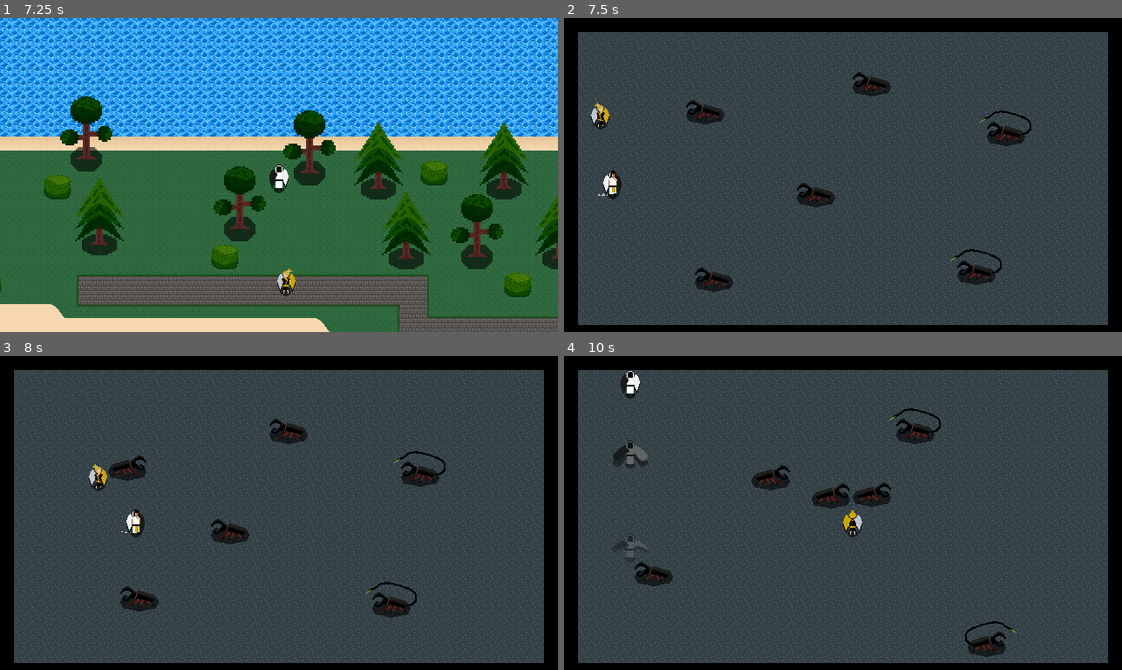
Above: before the commit, frames 1-4 (two rows, left to right).
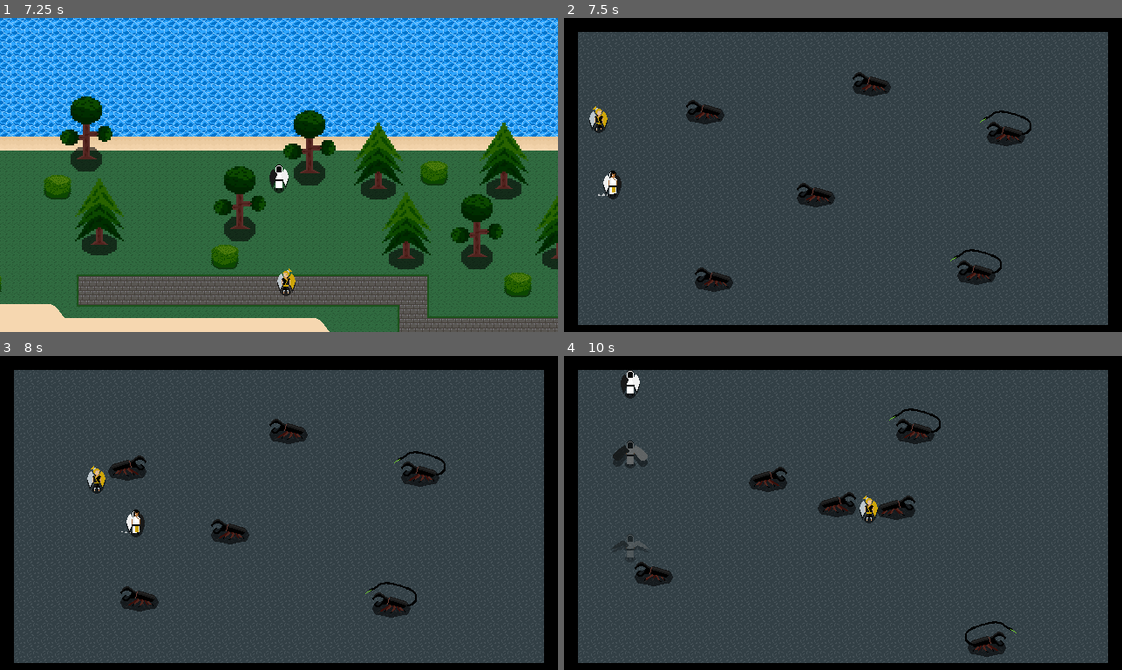
Above: after the commit, the same moments.

Repository: mitchellh5/simple_top_down_game_1.0
Game: Godot game, scene res://world/oblivion.tscn
The game is run twice, just before and just after one commit, with the same random seed, the same clock (stepped at 60 frames per second) and the same inputs.
Inputs (mouse positions are in pixels of both pictures, inside the frame that each line leads up to):
- Up to frame 1 (7.25 s): tap Enter at 0.5, 3.5 s; move the mouse to (401, 159) at 0.52 s; hold Right (move_right) 0.53-1.28 s; hold Space (advance_dialogue) 0.53-1.28 s; move the mouse to (167, 190) at 1.27 s; hold Down (move_down) 1.28-2.03 s; tap E (interact) at 1.35, 4.35 s; move the mouse to (334, 105) at 2.02 s; press the mouse at (334, 105) at 2.03 s; hold Right (move_right) 2.03-2.78 s; tap Space (advance_dialogue) at 2.75, 5.75 s; move the mouse to (251, 237) at 2.77 s; release the mouse at (251, 237) at 2.78 s; hold Up (move_up) 2.78-3.53 s; right-click (251, 237) at 2.85 s; move the mouse to (446, 222) at 3.52 s; hold Space (advance_dialogue) 3.53-4.28 s; hold Left (move_left) 3.53-5.03 s; move the mouse to (111, 127) at 4.27 s; move the mouse to (306, 175) at 5.02 s; press the mouse at (306, 175) at 5.03 s; hold Down (move_down) 5.03-5.78 s; move the mouse to (195, 96) at 5.77 s; release the mouse at (195, 96) at 5.78 s; hold Right (move_right) 5.78-6.53 s; right-click (195, 96) at 5.85 s; move the mouse to (401, 159) at 6.52 s; hold Up (move_up) from 6.53 s (still down); hold Space (advance_dialogue) from 6.53 s (still down)
- Up to frame 2 (7.5 s): move the mouse to (731, 190) at 7.27 s; release Up (move_up) at 7.28 s; release Space (advance_dialogue) at 7.28 s; hold Right (move_right) from 7.28 s (still down); tap E (interact) at 7.35 s
- Up to frame 3 (8 s): keep holding Right (move_right)
- Up to frame 4 (10 s): move the mouse to (898, 443) at 8.02 s; release Right (move_right) at 8.03 s; press the mouse at (898, 443) at 8.03 s; hold Down (move_down) 8.03-8.78 s; move the mouse to (815, 575) at 8.77 s; release the mouse at (815, 575) at 8.78 s; hold Left (move_left) 8.78-9.53 s; right-click (815, 575) at 8.85 s; move the mouse to (1010, 560) at 9.52 s; hold Up (move_up) from 9.53 s (still down); hold Space (advance_dialogue) from 9.53 s (still down)

Frame 1 is identical in both runs. In frame 2, 0.2% of the frame differs, in the area x 4-9%, y 26-37%; in frame 3, 0.2%; in frame 4, 1.7%, in the area x 33-63%, y 34-58%.

Commit message:
Fixed the whole "Scythio likes to stare at the corpses of his victims" problem. Now he likes to attack enemies that aren't there... that's tomorrow's problem.

Diff:
--- a/scenes/characters/scythio.tscn
+++ b/scenes/characters/scythio.tscn
@@ -918,7 +918,7 @@
 size = Vector2(26, 36)
 
 [sub_resource type="RectangleShape2D" id="RectangleShape2D_jnlrw"]
-size = Vector2(52, 52)
+size = Vector2(26, 28)
 
 [sub_resource type="CircleShape2D" id="CircleShape2D_ww6x6"]
 radius = 142.004
@@ -963,7 +963,6 @@
 
 [node name="PrimAtkHB" type="Area2D" parent="."]
 unique_name_in_owner = true
-visible = false
 collision_layer = 2
 collision_mask = 3
 
@@ -976,7 +975,6 @@
 
 [node name="PrimAtkRange" type="Area2D" parent="."]
 unique_name_in_owner = true
-visible = false
 collision_layer = 3
 collision_mask = 3
 
--- a/scripts/arlithons/rath's hive/basic_arlithon.gd
+++ b/scripts/arlithons/rath's hive/basic_arlithon.gd
@@ -42,11 +42,21 @@
 var target_locked : bool = false			#Used to track to make sure the arlithon has been damaged in the last 7 seconds
 var is_alive : bool = true					#Used to track if this arlithon is currently alive (so that companions won't hunt dead bodies)
 
+signal dead									#Used to signal to companion that the enemy has died
+
 func _ready():
 	_check_mutations()
 
 #Runs each frame
 func _physics_process(delta: float) -> void:
+	#If the arlithon is dead, it removes itself from the "Arlithons" group
+	#This is to help companion AI avoid hunting arlithons that are already dead
+	if health <= 0:
+		emit_signal("dead")
+		remove_from_group("Arlithons")
+		is_alive = false
+		#print("I'm dead and have removed myself from the group of arlithons")
+
 	move_and_slide()
 	if velocity.x > 0:
 		$Test_Arlithon.flip_h = true
@@ -80,19 +90,14 @@
 	_is_being_targeted()
 	#print(is_targeted_by_player)
 
-	#If the arlithon is dead, it removes itself from the "Arlithons" group
-	#This is to help companion AI avoid hunting arlithons that are already dead
-	if health <= 0:
-		remove_from_group("Arlithons")
-
 func _on_attack_body_exited(body: Node2D) -> void:
 	if body.has_method("lose_health"):
 		player_in_atk_range = false
-
-func _on_character_detection_body_exited(body: Node2D) -> void:
-	if body == player_body:
-		player_in_range = false
-		#print("Player not detected in detection area")
+#
+#func _on_character_detection_body_exited(body: Node2D) -> void:
+	#if body == player_body:
+		#player_in_range = false
+		##print("Player not detected in detection area")
 
 #Handles taking damage
 func take_damage():
--- a/scripts/characters/scythio.gd
+++ b/scripts/characters/scythio.gd
@@ -86,6 +86,8 @@
 			if body == target_arlithon:
 				arlithon_in_prim_atk_range = true
 
+	#print(arlithon_in_prim_atk_range)
+	#print(target_arlithon)
 	#_check_player_range()
 
 	#angle = rad_to_deg(dir.angle())
@@ -107,10 +109,12 @@
 
 func _on_prim_atk_range_body_exited(body: Node2D) -> void:
 	if body == target_arlithon:
+		print("No luck chief, we'll get 'em next time.")
 		arlithon_in_prim_atk_range = false
 
 func _on_prim_atk_range_body_entered(body: Node2D) -> void:
 	if body == target_arlithon:
+		print("Enemy spotted!")
 		arlithon_in_prim_atk_range = true
 
 func _unhandled_input(event: InputEvent) -> void:
--- a/scripts/states/arlithons_states/arlithon_damaged.gd
+++ b/scripts/states/arlithons_states/arlithon_damaged.gd
@@ -36,7 +36,11 @@
 	if is_animating:
 		return
 
-	if arlithon.player_in_atk_range:
+	if arlithon.health <= 0:
+		arlithon.is_alive = false
+		arlithon.remove_from_group("Arlithons")
+		transition.emit("Death")
+	elif arlithon.player_in_atk_range:
 		transition.emit("Attack")
 	elif arlithon.player_in_range:
 		transition.emit("Follow_Player")
--- a/scripts/states/arlithons_states/arlithon_death.gd
+++ b/scripts/states/arlithons_states/arlithon_death.gd
@@ -40,7 +40,7 @@
 		arlithon.velocity = Vector2.ZERO
 		arlithon_animation.play("Death")
 		await get_tree().create_timer(3).timeout
-		arlithon.queue_free()
+		#arlithon.queue_free()
 	else:
 		transition.emit("Idle")
 
--- a/scripts/states/scythio_states/scythio_follow_player.gd
+++ b/scripts/states/scythio_states/scythio_follow_player.gd
@@ -6,6 +6,7 @@
 
 #Scans current scene to check for any arlithons currently in it
 var arlithons
+var eligible_targets
 
 #tracks current player character for following between levels
 var player_character : CharacterBody2D
@@ -16,31 +17,39 @@
 
 #Runs every frame
 func _on_physics_update(_delta: float) -> void:
+	eligible_targets = 0
 	arlithons = get_tree().get_nodes_in_group("Arlithons")
+
+	for body in arlithons:
+		if body.is_alive && !body.is_mutated:
+			eligible_targets += 1
+		elif body.is_alive && body.is_targeted_by_player:
+			eligible_targets += 1
+
 	#Checks to make sure there are no arlithons left to be attacked, then, if not, follows the player
-	if arlithons.is_empty():
-		var direction: Vector2 = scythio.player_body.global_position - scythio.global_position
-		var normalized_direction = direction.normalized()
+	#if arlithons.is_empty():
+	var direction: Vector2 = scythio.player_body.global_position - scythio.global_position
+	var normalized_direction = direction.normalized()
 
-		scythio.velocity = direction.normalized() * scythio.speed
+	scythio.velocity = direction.normalized() * scythio.speed
 
-		#Used for playing the proper animation depending on what direction Scythio is moving (Right, Left, Down, or Up)
-		if abs(normalized_direction.x) > abs(normalized_direction.y):
-			if normalized_direction.x > 0:
-				scythio_animation.play("Run_R")
-			else:
-				scythio_animation.play("Run_L")
+	#Used for playing the proper animation depending on what direction Scythio is moving (Right, Left, Down, or Up)
+	if abs(normalized_direction.x) > abs(normalized_direction.y):
+		if normalized_direction.x > 0:
+			scythio_animation.play("Run_R")
 		else:
-			if normalized_direction.y > 0:
-				scythio_animation.play("Run_D")
-			else:
-				scythio_animation.play("Run_U")
+			scythio_animation.play("Run_L")
+	else:
+		if normalized_direction.y > 0:
+			scythio_animation.play("Run_D")
+		else:
+			scythio_animation.play("Run_U")
 
 #Handles transitioning between states
 func _on_next_transitions() -> void:
 	if scythio.at_player:
 		transition.emit("Idle")
-	elif !arlithons.is_empty():
+	elif eligible_targets >= 0:
 		transition.emit("HuntArlithons")
 
 #Runs upon entering state
--- a/scripts/states/scythio_states/scythio_hunt_arlithons.gd
+++ b/scripts/states/scythio_states/scythio_hunt_arlithons.gd
@@ -15,53 +15,58 @@
 #Runs every frame
 func _on_physics_update(_delta: float) -> void:
 	arlithons = get_tree().get_nodes_in_group("Arlithons")
-	print(arlithons.size())
 
-	if _are_they_all_dead() == true:
+	# Immediately check if the current target is no longer alive
+	if scythio.target_arlithon and !scythio.target_arlithon.is_alive:
+		scythio.target_arlithon = null  # Clear the target reference if needed
+		_hunt_arlithons()               # Find a new target if possible
+
+	if _are_they_all_dead():
 		one_still_lives = false
-	elif one_still_lives:
+
+	var check_for_target: int = 0
+
+	for body in arlithons:
+		# If body is alive and is the current target, move toward it.
+		if body.is_alive and body == scythio.target_arlithon:
+			var direction: Vector2 = scythio.target_arlithon.global_position - scythio.global_position
+			var normalized_direction = direction.normalized()
+			scythio.velocity = normalized_direction * scythio.speed
+
+			# Play the proper animation based on movement direction
+			if abs(normalized_direction.x) > abs(normalized_direction.y):
+				if normalized_direction.x > 0:
+					scythio_animation.play("Run_R")
+				else:
+					scythio_animation.play("Run_L")
+			else:
+				if normalized_direction.y > 0:
+					scythio_animation.play("Run_D")
+				else:
+					scythio_animation.play("Run_U")
+
+		# If the body is the target but no longer alive, hunt for a new target.
+		elif body == scythio.target_arlithon and !body.is_alive:
+			_hunt_arlithons()
+
+		# Otherwise, count up to decide if no valid target remains.
+		elif body != scythio.target_arlithon:
+			check_for_target += 1
+			if check_for_target >= arlithons.size():
+				_hunt_arlithons()
+
+func _hunt_arlithons():
+	if one_still_lives:
 		for body in arlithons:
 			if !body.is_mutated && body.is_alive:
 				scythio.target_arlithon = body
 				#print("Following arlithon: ", body)
-
-				var direction : Vector2 = body.global_position - scythio.global_position
-				var normalized_direction = direction.normalized()
-				scythio.velocity = direction.normalized() * scythio.speed
-
-				#Used for playing the proper animation depending on what direction Scythio is moving (Right, Left, Down, or Up)
-				if abs(normalized_direction.x) > abs(normalized_direction.y):
-					if normalized_direction.x > 0:
-						scythio_animation.play("Run_R")
-					else:
-						scythio_animation.play("Run_L")
-				else:
-					if normalized_direction.y > 0:
-						scythio_animation.play("Run_D")
-					else:
-						scythio_animation.play("Run_U")
-
 			elif body.is_targeted_by_player && body.is_alive:
 				scythio.target_arlithon = body
-				#print("Assisting player with arlithon: ", body)
-				var direction : Vector2 = body.global_position - scythio.global_position
-				var normalized_direction = direction.normalized()
-				scythio.velocity = direction.normalized() * scythio.speed
 
-				#Used for playing the proper animation depending on what direction Scythio is moving (Right, Left, Down, or Up)
-				if abs(normalized_direction.x) > abs(normalized_direction.y):
-					if normalized_direction.x > 0:
-						scythio_animation.play("Run_R")
-					else:
-						scythio_animation.play("Run_L")
-				else:
-					if normalized_direction.y > 0:
-						scythio_animation.play("Run_D")
-					else:
-						scythio_animation.play("Run_U")
-
-			elif arlithons.size() == 1:
-				scythio.target_arlithon = body
+func _on_target_death():
+	scythio.target_arlithon.is_alive == false
+	_hunt_arlithons()
 
 func _are_they_all_dead() -> bool:
 	for node in arlithons:
@@ -82,7 +87,9 @@
 
 #Runs upon entering state
 func _on_enter():
-	pass
+	arlithons = get_tree().get_nodes_in_group("Arlithons")
+	for body in arlithons:
+		body.dead.connect(_on_target_death)
 
 #Runs upon exiting state
 func _on_exit():
--- a/scripts/states/scythio_states/scythio_prim_atk.gd
+++ b/scripts/states/scythio_states/scythio_prim_atk.gd
@@ -167,8 +167,13 @@
 	else:
 		if arlithons.is_empty() && !scythio.at_player:
 			transition.emit("FollowPlayer")
+			print("Tried to transition to FP")
+		elif !arlithons.is_empty() && !scythio.target_arlithon.is_alive:
+			transition.emit("HuntArlithons")
+			print("Tried to transition to HA")
 		elif !arlithons.is_empty() && !scythio.arlithon_in_prim_atk_range:
 			transition.emit("HuntArlithons")
+			print("Tried to transition to HA")
 
 #Tracks when animation is finished
 func _on_animation_finished():
--- a/scripts/states/scythio_states/scythio_state_machine.gd
+++ b/scripts/states/scythio_states/scythio_state_machine.gd
@@ -48,4 +48,4 @@
 
 	current_scythio_state = new_scythio_state
 	current_scythio_state_name = current_scythio_state.name.to_lower()
-	#print("Current State: ", current_scythio_state_name)
+	print("Current State: ", current_scythio_state_name)
